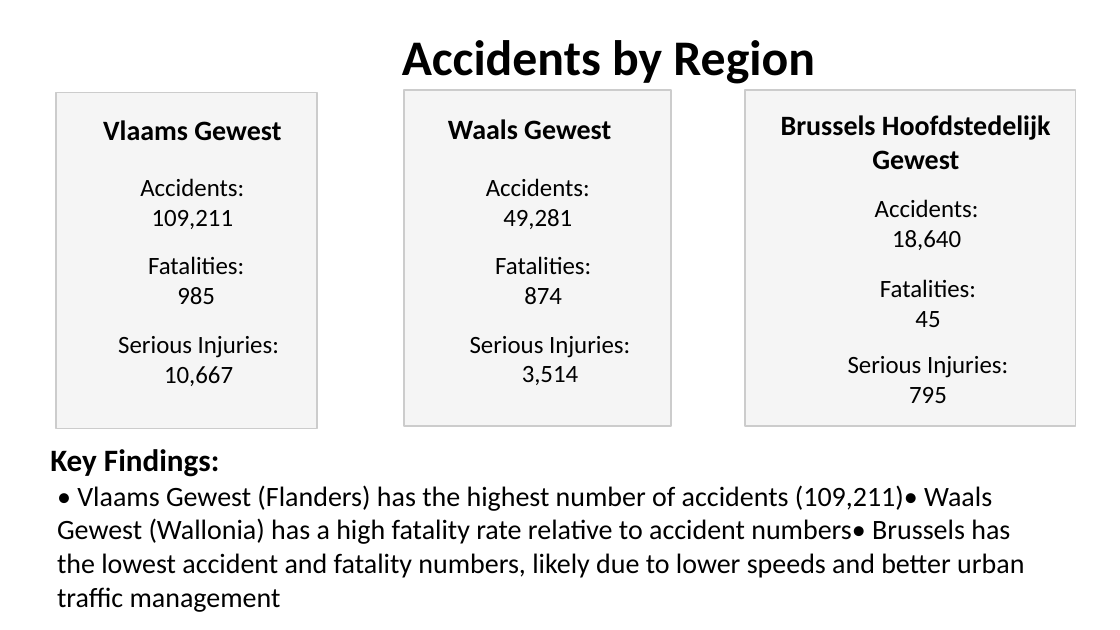
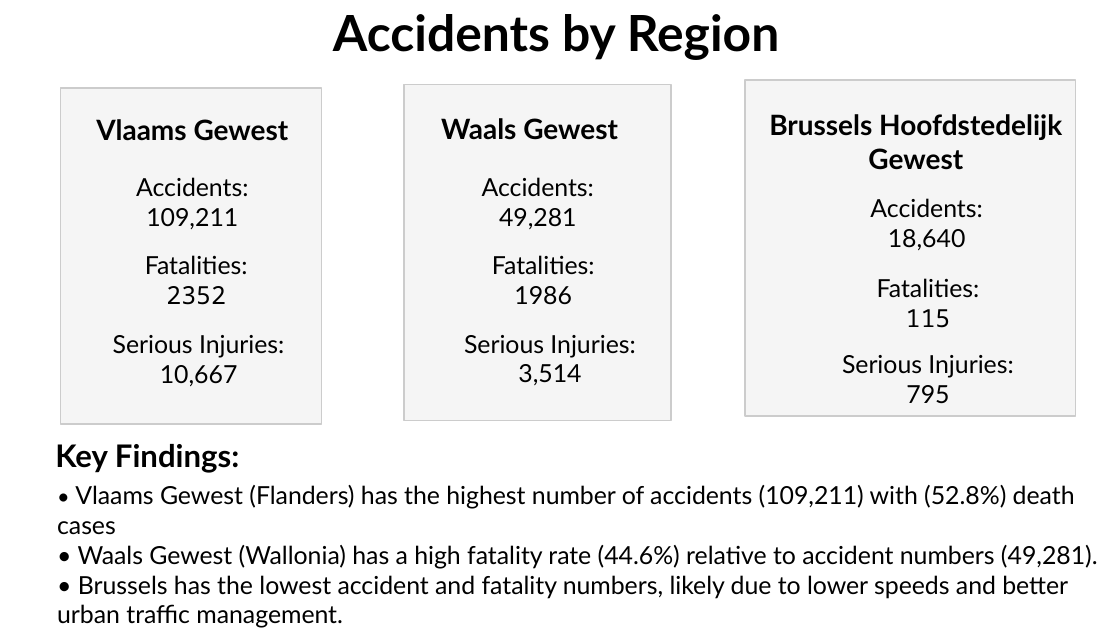
Before and after one commit to bhusalgokarna/Modular_Base_Coding, a slide deck: slide 10 of Traffic_Accident_Analysis_Belgium.pptx. Drawn at 1120x630 pixels with LibreOffice and Linux fonts; fonts in the diff are those of the drawing. Boxes give left, top, right and bottom in pixels: in the first picture for what was removed or moved away, otherwise in the second. Text is boxed around its words. In the diff, an @@ line names an element or a change of style, - is before the commit and + after.

```diff
--- a/Traffic_Accident_Analysis_Belgium.pptx
+++ b/Traffic_Accident_Analysis_Belgium.pptx
@@ font Calibri to Lato in 11 elements at bbox=[96, 119, 289, 141], bbox=[136, 177, 248, 229], bbox=[113, 335, 284, 386], bbox=[441, 118, 618, 140], bbox=[482, 177, 594, 229], bbox=[464, 335, 635, 385], bbox=[769, 114, 1062, 170], bbox=[870, 198, 982, 250], bbox=[842, 355, 1013, 404], bbox=[55, 444, 239, 473], bbox=[333, 14, 780, 60] @@
@@ text "Accidents by Region": place and size @@
-text "Accidents by Region" at bbox=[402, 40, 815, 84]
+text "Accidents by Region" at bbox=[333, 14, 780, 60]
@@ rectangle: place and size @@
-rectangle at bbox=[56, 93, 317, 429]
+rectangle at bbox=[60, 88, 321, 424]
@@ rectangle: place and size @@
-rectangle at bbox=[403, 90, 671, 426]
+rectangle at bbox=[403, 84, 671, 420]
@@ rectangle: place and size @@
-rectangle at bbox=[745, 90, 1075, 426]
+rectangle at bbox=[745, 80, 1075, 416]
@@ text at bbox=[145, 255, 248, 275]: font Calibri to Lato in "Fatalities:" @@
@@ text at bbox=[492, 255, 595, 275]: font Calibri to Lato in "Fatalities:" @@
@@ text at bbox=[166, 286, 226, 305]: text changed; font Calibri to Noto Sans Mono @@
-985
+2352
@@ text at bbox=[514, 286, 572, 305]: text changed; font Calibri to Lato @@
-874
+1986
@@ text at bbox=[877, 278, 980, 298]: font Calibri to Lato in "Fatalities:" @@
@@ text at bbox=[906, 309, 951, 328]: text changed; font Calibri to Noto Sans Mono @@
-45
+115
@@ text at bbox=[57, 485, 1098, 628]: text changed; size 18 to 16 pt; font Calibri to Lato @@
-• Vlaams Gewest (Flanders) has the highest number of accidents (109,211)• Waals Gewest (Wallonia) has a high fatality rate relative to accident numbers• Brussels has the lowest accident and fatality numbers, likely due to lower speeds and better urban traffic management
+• Vlaams Gewest (Flanders) has the highest number of accidents (109,211) with (52.8%) death cases
+• Waals Gewest (Wallonia) has a high fatality rate (44.6%) relative to accident numbers (49,281).
+• Brussels has the lowest accident and fatality numbers, likely due to lower speeds and better urban traffic management.
```
Also in this commit, not shown: 16 other slides changed, 6 slides added, 2 slides removed, 6 other files.
